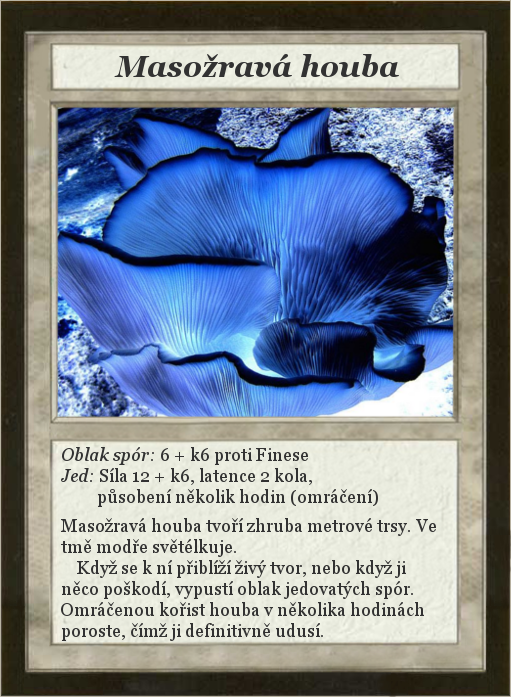
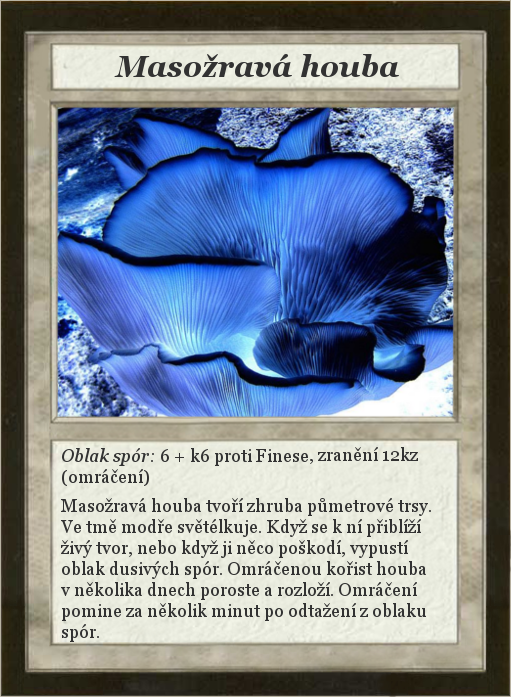
Layer changes from the first 511x697 image to the second:
painted on "Oblak spór: 6 + k6 proti Fines..." over 61, 447, 436, 642
